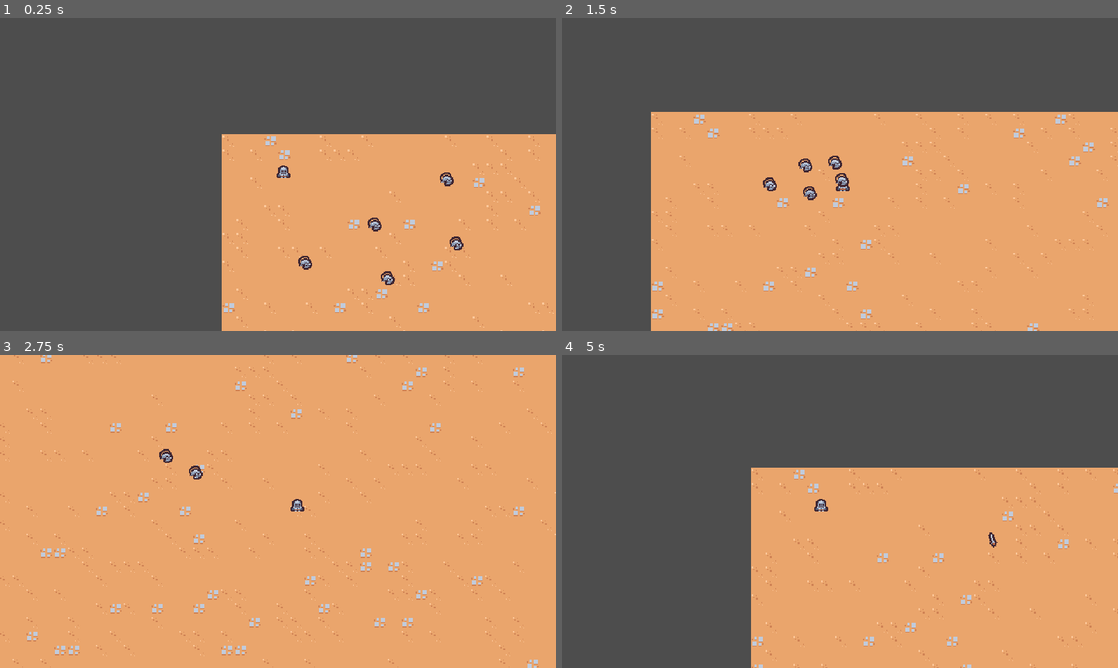
Above: before the commit, frames 1-4 (two rows, left to right).
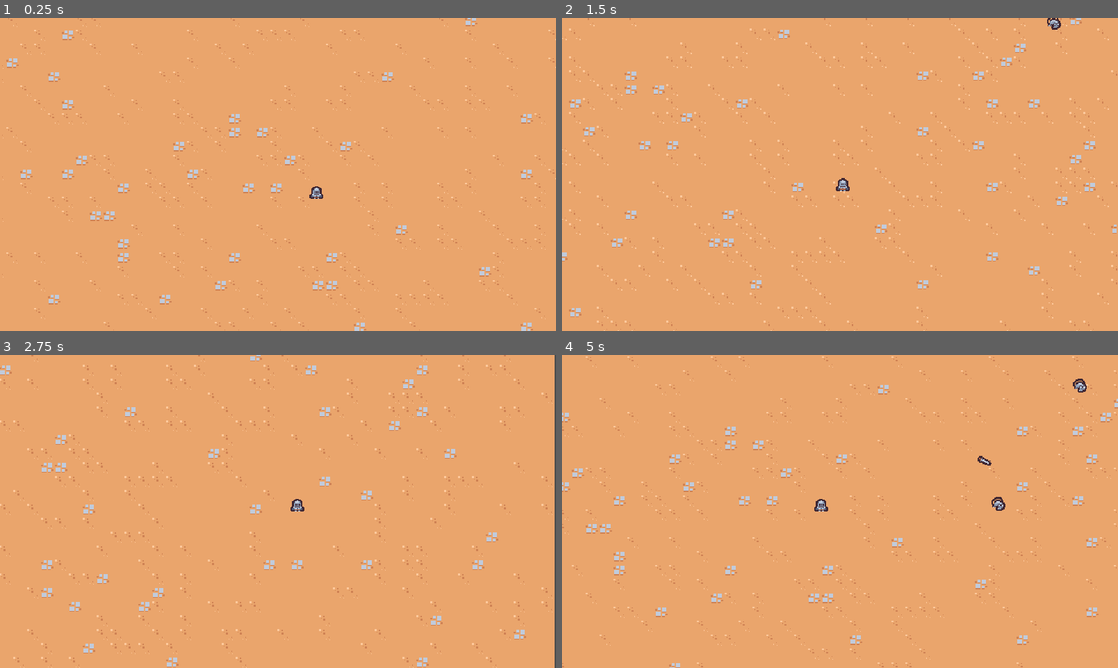
Above: after the commit, the same moments.

Repository: Yrainyw/2D-Survivors
Game: Godot game, scene res://Scenes/Main/Main.tscn
The game is run twice, just before and just after one commit, with the same random seed, the same clock (stepped at 60 frames per second) and the same inputs.
Inputs:
- Up to frame 1 (0.25 s): no input
- Up to frame 2 (1.5 s): hold D (move_right) 0.53-1.28 s; hold S (move_down) from 1.28 s (still down)
- Up to frame 3 (2.75 s): release S (move_down) at 2.03 s; hold D (move_right) from 2.03 s (still down)
- Up to frame 4 (5 s): release D (move_right) at 2.78 s; hold W (move_up) 2.78-3.53 s; hold A (move_left) from 3.53 s (still down)

The runs differ from the first frame. In frame 1, 65% of the frame differs, in the area x 0-100%, y 0-100%; in frame 2, 44%; in frame 3, 5.3%; in frame 4, 60%.

Commit message:
Spawning Enemies Automatically

Diff:
--- a/Scenes/Main/Main.tscn
+++ b/Scenes/Main/Main.tscn
@@ -3,7 +3,7 @@
 [ext_resource type="PackedScene" uid="uid://hcfusksc34fp" path="res://Scenes/GameCamera/game_camera.tscn" id="1_6eiq3"]
 [ext_resource type="PackedScene" uid="uid://bo1vhskiccjol" path="res://Scenes/Player/Player.tscn" id="1_idy8o"]
 [ext_resource type="TileSet" uid="uid://dgnlw4oxwgme1" path="res://Scenes/Resources/Tile_set.tres" id="1_rxuy1"]
-[ext_resource type="PackedScene" uid="uid://da8d2a2d53s7u" path="res://Scenes/Enemy/basic_enemy.tscn" id="4_87kl7"]
+[ext_resource type="PackedScene" uid="uid://b56yewiuv6joh" path="res://Scenes/Manager/enemy_manager.tscn" id="4_vmmma"]
 
 [node name="Main" type="Node"]
 
@@ -15,19 +15,6 @@
 layer_0/tile_data = PackedInt32Array(262145, 0, 4, 262146, 0, 4, 262147, 0, 4, 262148, 0, 4, 262149, 0, 4, 262150, 0, 4 …(53229 unchanged characters)…
 
 [node name="Player" parent="." instance=ExtResource("1_idy8o")]
-position = Vector2(71, 51)
+position = Vector2(534, 341)
 
-[node name="BasicEnemy" parent="." instance=ExtResource("4_87kl7")]
-position = Vector2(278, 56)
-
-[node name="BasicEnemy2" parent="." instance=ExtResource("4_87kl7")]
-position = Vector2(205, 183)
-
-[node name="BasicEnemy3" parent="." instance=ExtResource("4_87kl7")]
-position = Vector2(193, 117)
-
-[node name="BasicEnemy4" parent="." instance=ExtResource("4_87kl7")]
-position = Vector2(101, 170)
-
-[node name="BasicEnemy5" parent="." instance=ExtResource("4_87kl7")]
-position = Vector2(288, 137)
+[node name="EnemyManager" parent="." instance=ExtResource("4_vmmma")]
--- /dev/null
+++ b/Scenes/Manager/enemy_manager.gd
@@ -0,0 +1,22 @@
+extends Node
+
+const SPAWN_RADIUS = 375
+
+@export var basic_enemy_scene: PackedScene
+
+func _ready():
+	$Timer.timeout.connect(on_timer_timeout)
+
+
+func on_timer_timeout():
+	var player = get_tree().get_first_node_in_group("player") as Node2D
+
+	if player == null:
+		return
+
+	var random_direction = Vector2.RIGHT.rotated(randf_range(0, TAU))
+	var spawn_position = player.global_position + (random_direction * SPAWN_RADIUS)
+
+	var enemy = basic_enemy_scene.instantiate() as Node2D
+	get_parent().add_child(enemy)
+	enemy.global_position = spawn_position
--- /dev/null
+++ b/Scenes/Manager/enemy_manager.tscn
@@ -0,0 +1,11 @@
+[gd_scene load_steps=3 format=3 uid="uid://b56yewiuv6joh"]
+
+[ext_resource type="Script" path="res://Scenes/Manager/enemy_manager.gd" id="1_gv5l3"]
+[ext_resource type="PackedScene" uid="uid://da8d2a2d53s7u" path="res://Scenes/Enemy/basic_enemy.tscn" id="2_4jmaf"]
+
+[node name="EnemyManager" type="Node"]
+script = ExtResource("1_gv5l3")
+basic_enemy_scene = ExtResource("2_4jmaf")
+
+[node name="Timer" type="Timer" parent="."]
+autostart = true
--- a/project.godot
+++ b/project.godot
@@ -14,6 +14,10 @@
 run/main_scene="res://Scenes/Main/Main.tscn"
 config/features=PackedStringArray("4.0", "Forward Plus")
 config/icon="res://icon.svg"
+
+[debug]
+
+gdscript/warnings/unused_parameter=0
 
 [display]
 
@@ -55,3 +59,4 @@
 [rendering]
 
 textures/canvas_textures/default_texture_filter=0
+2d/snap/snap_2d_transforms_to_pixel=true
